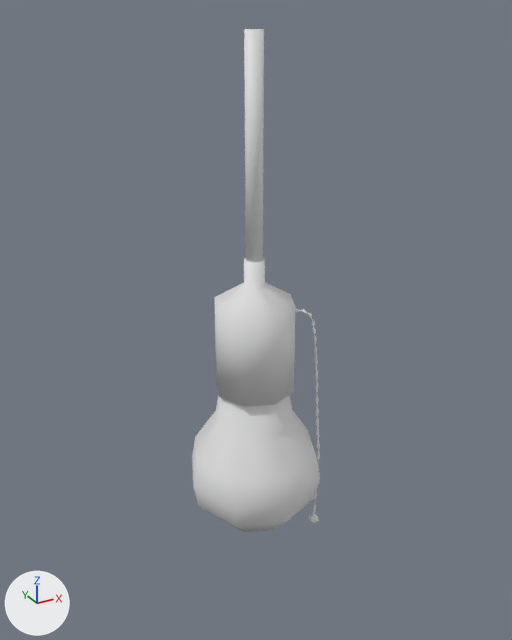
The FBX model 3d_assets/light_bulb_with_switch.fbx: old version first, new version second.
Before and after are seen from a 50 mm camera at (-19.0, -34.8, 34.7) aimed at (0.8, 1.2, 16.7). Lighting does not change. The marker at lower left points along +X, +Y and +Z. Where no turn or scale is listed for an object, it has been applied to the vertices.

Before the edit, the objects in view are built like this:
```python
me_cylinder_003 = bpy.data.meshes.new('Cylinder.003')
me_cylinder_003.from_pydata(...)  # 495 vertices, 471 faces; spans x -4.5..4.5, y -4.5..4.5, z 1.2..33.7
# faces by material slot: [58, 346, 42, 25]
me_cylinder_003.materials.append(mat_material_006)  # white #e7e7e7
me_cylinder_003.materials.append(mat_material_007)  # white #e7e7e7
me_cylinder_003.materials.append(mat_material_005)  # white #e7e7e7
me_cylinder_003.materials.append(mat_material_004)  # white #e7e7e7
ob_light_bulb = bpy.data.objects.new('light_bulb', me_cylinder_003)
ob_light_bulb.location = (0.0, 0.0, 0.0)
```
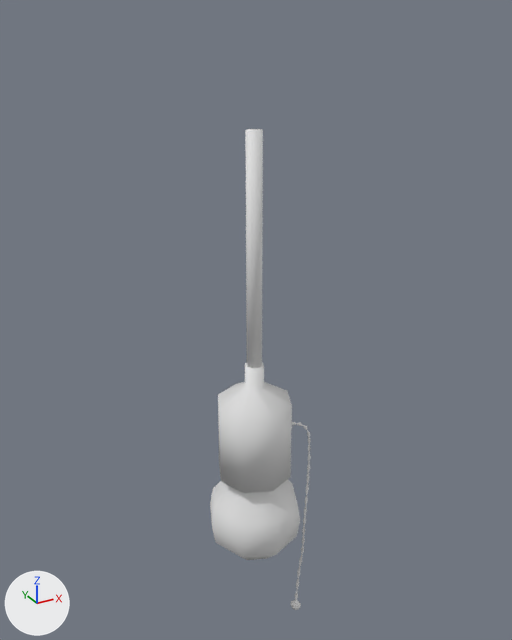
Edits to the bpy script that builds the scene:
```text
Change me_cylinder_003:
    used by ob_light_bulb; location = (0.0, 0.0, 0.0)
    remove me_cylinder_003.from_pydata(...)  # 495 vertices, 471 faces; spans x -4.5..4.5, y -4.5..4.5, z 1.2..33.7
    add me_cylinder_003.from_pydata(...)  # 495 vertices, 471 faces; spans x -3.2..3.6, y -3.3..3.2, z -6.8..28.6
    me_cylinder_003 part 1: a new loose piece, an 8-sided cylinder along z spanning x -0.5..0.5, y -0.5..0.5, z 13.6..28.6, in mat_material_005 (white #e7e7e7)
    me_cylinder_003 part 2: the loose piece of 352 vertices spanning x 2.2..4.5, y -1.6..-0.8, z 1.2..17.9 is multiplied about its middle by the matrix ((0.996, 0.006, 0.065), (-0.004, 0.997, -0.032), (-0.065, 0.032, 0.995)), then moved by (-0.5, 0.3, -8.0)
    me_cylinder_003 part 3: the loose piece of 48 vertices spanning x -2.6..2.6, y -2.6..2.6, z 12.7..21.2 is scaled about its middle by (0.971, 0.971, 0.942), then moved by (0.0, 0.0, -6.7), in mat_material_004 (white #e7e7e7)
    me_cylinder_003 part 4: the loose piece of 64 vertices spanning x -4.5..4.5, y -4.5..4.5, z 3.0..15.3 is rebuilt with 64 vertices and now spans x -3.2..3.2, y -3.3..3.2, z 0.1..12.1
    me_cylinder_003 part 5: the loose piece of 16 vertices spanning x -0.5..0.5, y -0.5..0.5, z 20.6..33.7 is deleted
```

Where the change shows, as pixel boxes [x1, y1, x2, y2] in the pictures (512 x 640 px; the box of a moved part takes in the faces that stretch with it):
'light_bulb', reshaped (21% narrower)
    before: [192, 29, 320, 532]
    after: [210, 129, 311, 610]
part 1 of me_cylinder_003, added
    after: [245, 129, 263, 368]
part 2 of me_cylinder_003, moved or reshaped
    before: [295, 309, 320, 524]
    after: [291, 422, 311, 610]
part 3 of me_cylinder_003, moved or reshaped
    before: [214, 258, 295, 406]
    after: [218, 362, 292, 493]
part 4 of me_cylinder_003, rebuilt
    before: [192, 395, 320, 532]
    after: [210, 480, 300, 560]
part 5 of me_cylinder_003, deleted
    before: [244, 29, 264, 262]
